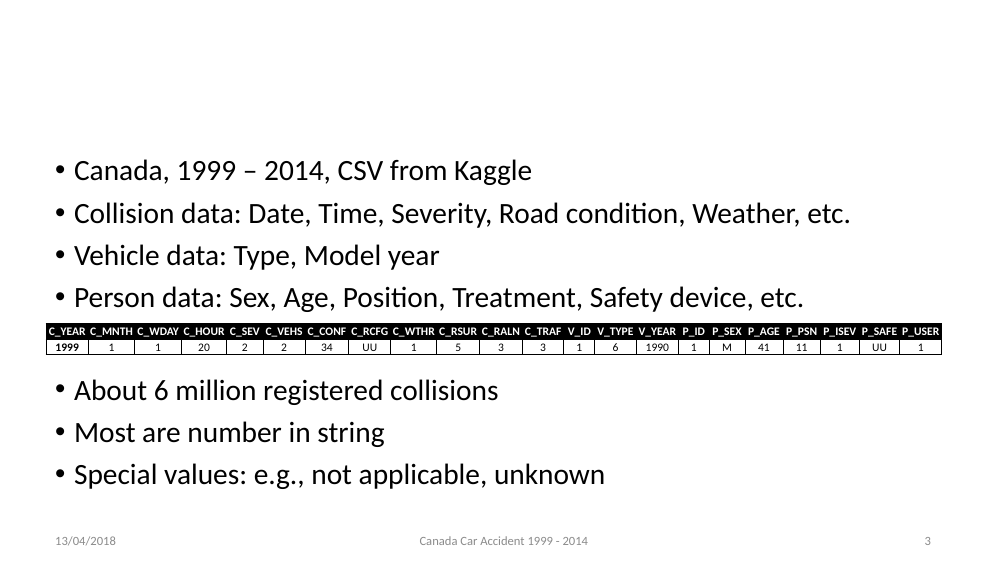
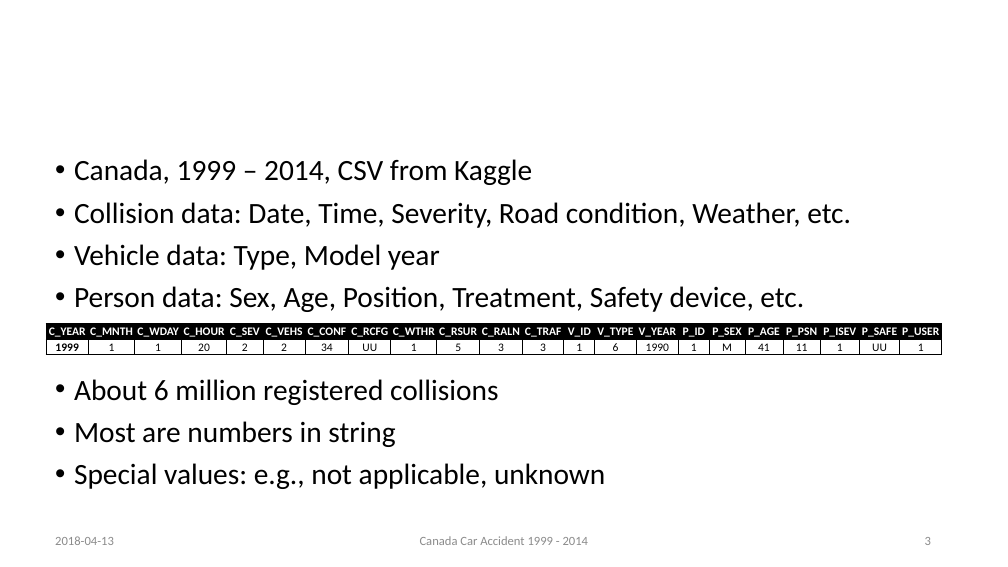
Before and after one commit to rynho/3250-G3, a slide deck: slide 3 of Deliverable/Presentation.pptx. Drawn at 1008x567 pixels with LibreOffice and Linux fonts; fonts in the diff are those of the drawing; background and template pictures are left out. Boxes give left, top, right and bottom in pixels: in the first picture for what was removed or moved away, otherwise in the second. Text is boxed around its words. In the diff, an @@ line names an element or a change of style, - is before the commit and + after.

```diff
--- a/Deliverable/Presentation.pptx
+++ b/Deliverable/Presentation.pptx
@@ text at (x1=74, y1=421, x2=395, y2=447): text changed @@
-• Most are number in string
+• Most are numbers in string
@@ text at (x1=55, y1=536, x2=114, y2=545): text changed @@
-13/04/2018
+2018-04-13
```
Also in this commit, not shown: 19 other slides changed.
